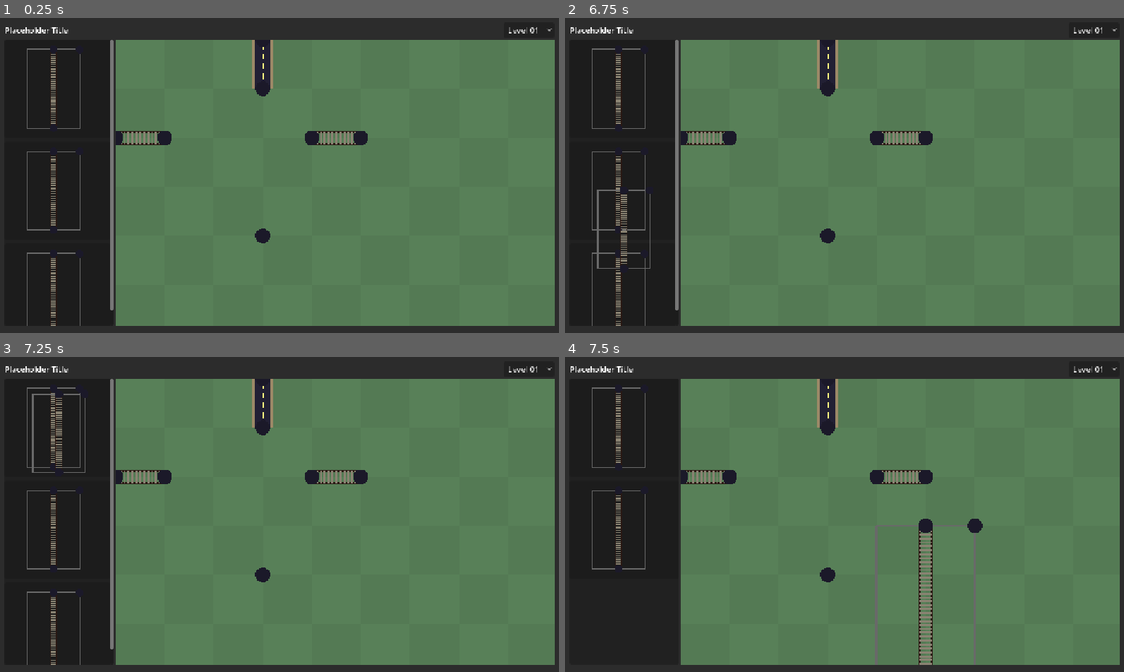
Above: before the commit, frames 1-4 (two rows, left to right).
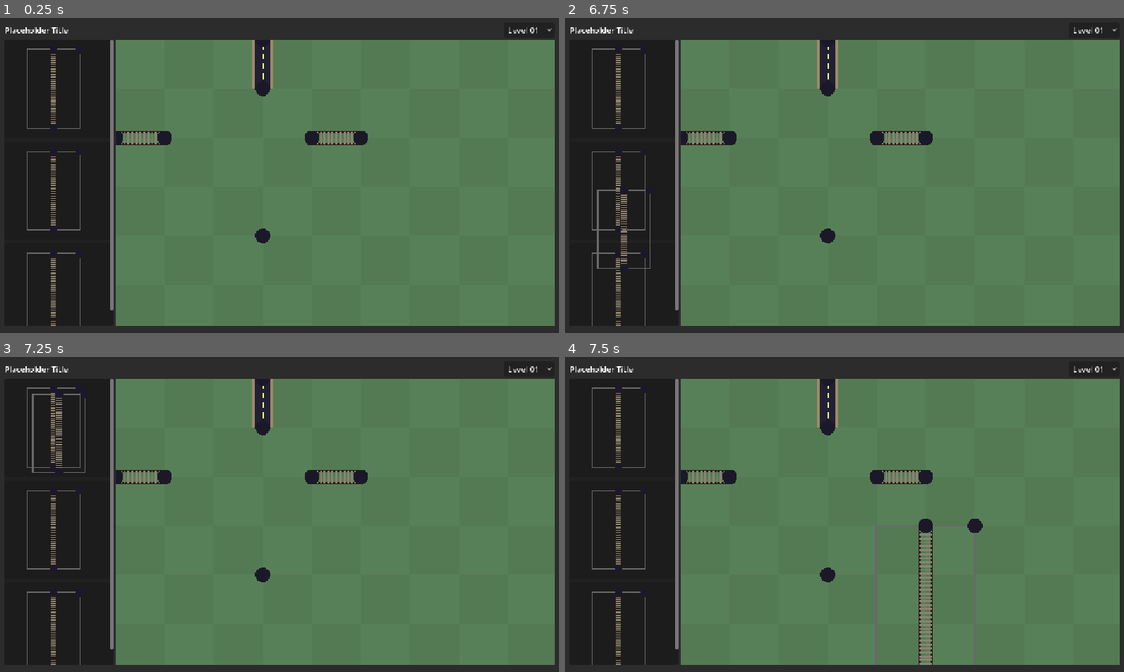
Above: after the commit, the same moments.

Repository: WishingWillow/photoshop-game
Game: Godot game, scene res://UI/TestGame.tscn
Two runs of this game, one before a commit and one after it. Both use one fixed random seed, a clock stepped at 60 frames per second and the inputs below. This scene is started directly instead of the project's main scene.
Inputs (mouse positions are in pixels of both pictures, inside the frame that each line leads up to):
- Up to frame 1 (0.25 s): no input
- Up to frame 2 (6.75 s): click "Level 01" at 0.5 s; click "Level 01" at 1.25 s; click "Level 01" at 2 s; tap Enter at 2.75, 4.25, 5.75 s; drag from (805, 109) to (609, 58) at 2.77 s; tap Space at 3.5, 5, 6.5 s; drag from (609, 58) to (805, 109) at 3.52 s; move the mouse to (609, 58) at 4.27 s; hold Middle mouse button (camera_drag_mod) 4.28-5 s; click (609, 58) at 4.42 s; drag from (592, 49) to (855, 304) at 5.02 s; drag from (592, 150) to (609, 58) at 5.77 s; drag from (592, 254) to (592, 49) at 6.52 s
- Up to frame 3 (7.25 s): no input
- Up to frame 4 (7.5 s): move the mouse to (900, 520) at 7.27 s; hold Middle mouse button (camera_drag_mod) from 7.28 s (still down); click (900, 520) at 7.42 s

Frames 1-3 are identical in both runs. In frame 4, 0.7% of the frame differs, in the area x 4-21%, y 6-98%.

Commit message:
moving back to pre-implemented drag and drop (sorry)

Diff:
--- a/Scripts/abstract_layer.gd
+++ b/Scripts/abstract_layer.gd
@@ -31,6 +31,7 @@
 		mouse_down = false
 		print("mouse release")
 	if event.is_action_released("drag"):
+		# TODO: don't let a layer go past the bounds of the playspace
 		mouse_down = false
 		Mouse.unfollow_mouse(self)
 		snap_to_playspace()
--- a/UI/UI Scripts/playspace_ui_logic.gd
+++ b/UI/UI Scripts/playspace_ui_logic.gd
@@ -45,8 +45,8 @@
 
 	placed_layer.position = (Vector2(grid_position) * Consts.UNIT_SCALE)
 
-	var source_entry: Control = data["source_entry"]
-	source_entry.queue_free()
+	#var source_entry: Control = data["source_entry"]
+	#source_entry.queue_free()
 
 func container_to_playspace(container_position: Vector2) -> Vector2:
 	var viewport_position: Vector2 = (container_position * Vector2(subviewport.size) / size)
@@ -73,70 +73,6 @@
 				accept_event()
 				return
 
-		return
-	if moving_layer != null:
-		return
-
-	if event is InputEventMouseButton:
-		if event.button_index != MOUSE_BUTTON_LEFT or not event.pressed:
-			return
-
-		var mouse_pos: Vector2 = container_to_playspace(event.position)
-
-		for i in range(placed_layers.size() - 1, -1, -1):
-			var layer: Layer = placed_layers[i]
-
-			if not is_instance_valid(layer):
-				continue
-
-			if layer.data == null:
-				continue
-
-			var local_pos: Vector2 = layer.adjusted_node.to_local(playspace.to_global(mouse_pos))
-			var layer_size: Vector2 = (Vector2(layer.data.size) * Consts.UNIT_SCALE)
-			var bounds := Rect2(Vector2.ZERO, layer_size)
-
-			if bounds.has_point(local_pos):
-				moving_layer = layer
-				grab_offset = mouse_pos - layer.position
-				original_position = layer.position
-
-				accept_event()
-				return
-
-func _input(event: InputEvent) -> void:
-	if not is_instance_valid(moving_layer):
-		moving_layer = null
-		return
-
-	if not event is InputEventMouse:
-		return
-
-	var container_pos: Vector2 = (get_global_transform_with_canvas().affine_inverse() * event.position)
-	var mouse_pos: Vector2 = container_to_playspace(container_pos)
-
-	if event is InputEventMouseMotion:
-		moving_layer.position = mouse_pos - grab_offset
-
-	elif event is InputEventMouseButton:
-		if event.button_index != MOUSE_BUTTON_LEFT or event.pressed:
-			return
-
-		var inside_playspace := Rect2(Vector2.ZERO, size).has_point(container_pos)
-
-		if inside_playspace:
-			var desired_pos: Vector2 = mouse_pos - grab_offset
-			var grid_position := Vector2i(
-				roundi(desired_pos.x / Consts.UNIT_SCALE),
-				roundi(desired_pos.y / Consts.UNIT_SCALE)
-			)
-
-			moving_layer.position = (Vector2(grid_position) * Consts.UNIT_SCALE)
-
-		else:
-			moving_layer.position = original_position
-
-		moving_layer = null
 
 func show_layer_context_menu(clicked_layer: Layer) -> void:
 	if context_menu_scene == null:
--- a/UI/ui.tscn
+++ b/UI/ui.tscn
@@ -14,6 +14,7 @@
 anchor_bottom = 1.0
 grow_horizontal = 2
 grow_vertical = 2
+mouse_filter = 1
 script = ExtResource("1_2fwl4")
 
 [node name="Background" type="ColorRect" parent="." unique_id=1185345327]
@@ -79,7 +80,6 @@
 layout_mode = 2
 size_flags_horizontal = 3
 size_flags_stretch_ratio = 4.0
-mouse_filter = 0
 stretch = true
 script = ExtResource("4_3sbvi")
 context_menu_scene = ExtResource("5_nm1m0")
@@ -87,6 +87,7 @@
 [node name="SubViewport" type="SubViewport" parent="MarginContainer/VBoxContainer/HBoxContainer/SubViewportContainer" unique_id=1153488767]
 handle_input_locally = false
 canvas_item_default_texture_filter = 0
+physics_object_picking = true
 size = Vector2i(895, 591)
 render_target_update_mode = 4
 
